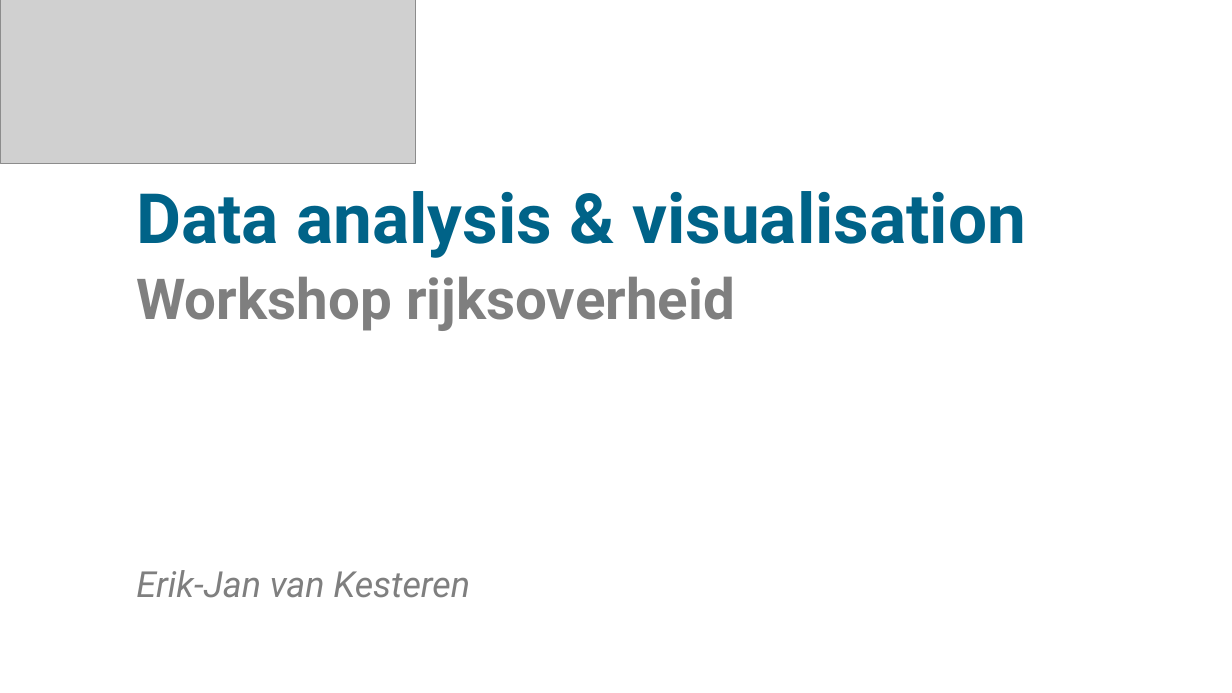
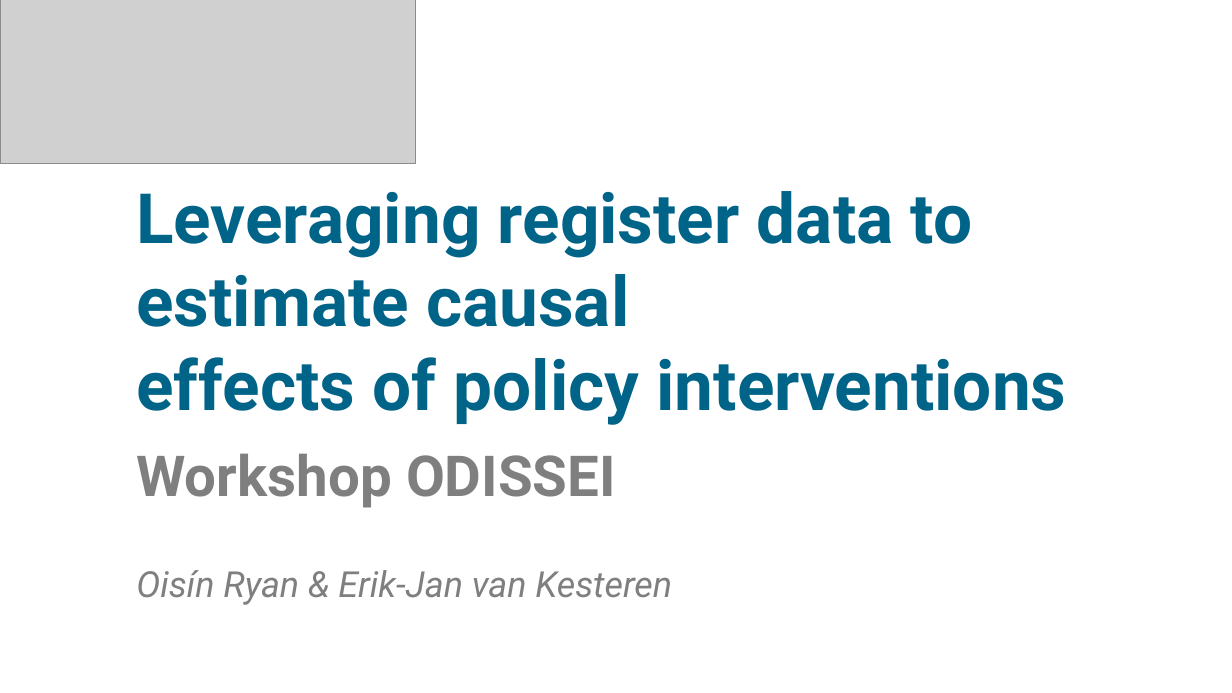
Before and after one commit to sodascience/workshop_causal_impact_assessment, a slide deck: slide 1 of lectures/01_introduction/intro_1.pptx. Drawn at 1232x693 pixels with LibreOffice and Linux fonts; fonts in the diff are those of the drawing; grey boxes stand for pictures. Boxes give left, top, right and bottom in pixels: in the first picture for what was removed or moved away, otherwise in the second. Text is boxed around its words. In the diff, an @@ line names an element or a change of style, - is before the commit and + after.

```diff
--- a/lectures/01_introduction/intro_1.pptx
+++ b/lectures/01_introduction/intro_1.pptx
@@ text at (136,191,1067,425): text changed @@
-Data analysis & visualisation
+Leveraging register data to estimate causal
+effects of policy interventions
@@ text at (136,453,616,508): text changed @@
-Workshop rijksoverheid
+Workshop ODISSEI
@@ text at (136,570,672,605): text changed @@
-Erik-Jan van Kesteren
+Oisín Ryan & Erik-Jan van Kesteren
```
Also in this commit, not shown: 4 other slides changed, 32 slides added, 4 slides removed, 4 other files.
